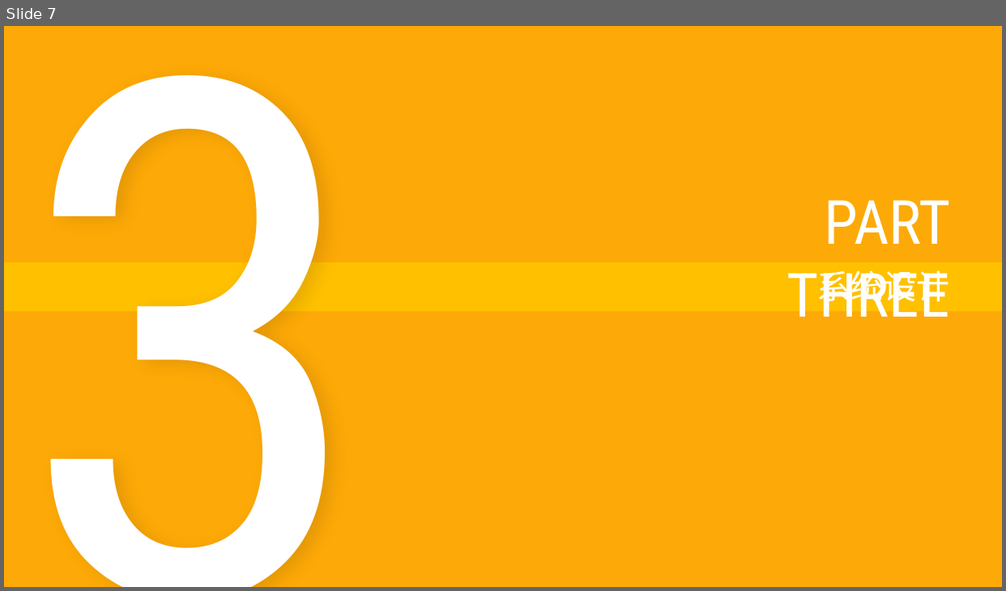
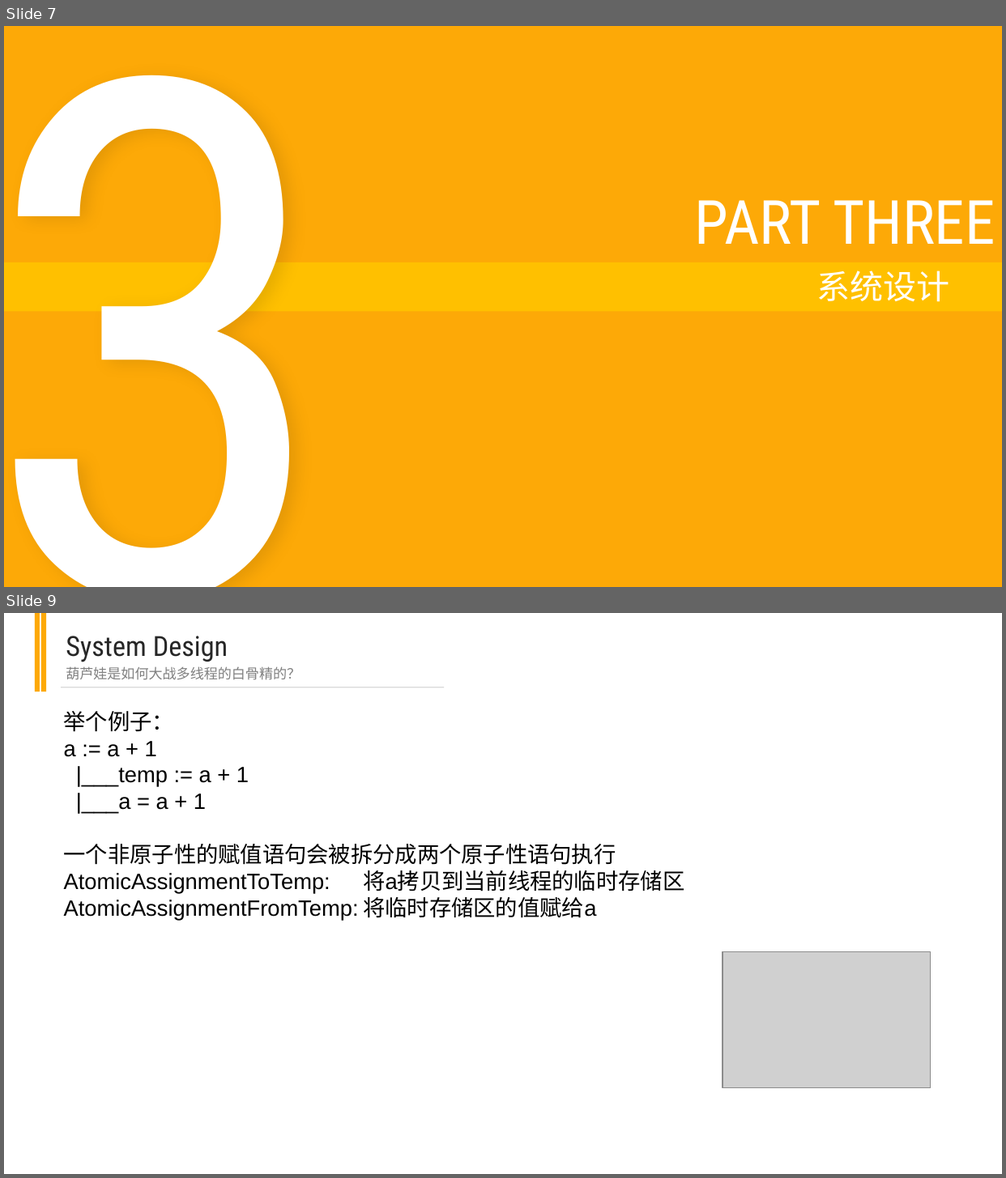
Before and after one commit to Novemser/calabashbrothersfight, a slide deck: presentation.pptx. Shown one above the other, each under a label of ours: slide 7 before the commit, slides 7 and 9 after it; the slides between them are not shown. The pictures are 1006x591 and 1006x1178 pixels, drawn with LibreOffice and Linux fonts; fonts in the diff are those of the drawing; grey boxes stand for pictures. Boxes give left, top, right and bottom in pixels: in the first picture for what was removed or moved away, otherwise in the second. Text is boxed around its words. In the diff, an @@ line names an element or a change of style, - is before the commit and + after.

```diff
--- a/presentation.pptx
+++ b/presentation.pptx
@@ slide 9 added at (x1=4, y1=613, x2=1002, y2=1174), background #FFFFFF @@
@@ rectangle added at (x1=35, y1=613, x2=40, y2=692), fill #FDA907 @@
@@ rectangle added at (x1=41, y1=613, x2=46, y2=692), fill #FDA907 @@
@@ text added at (x1=66, y1=636, x2=228, y2=662), 20 pt, text #262626 @@
+System Design
@@ text added at (x1=66, y1=666, x2=300, y2=680), 10 pt, text #808080 @@
+葫芦娃是如何大战多线程的白骨精的？
@@ line added from (61, 688) to (444, 688), #D9D9D9 0.75 pt @@
@@ text added at (x1=64, y1=711, x2=684, y2=920), 16 pt, text #000000 @@
+举个例子：
+a := a + 1
+|___temp := a + 1
+|___a = a + 1
+一个非原子性的赋值语句会被拆分成两个原子性语句执行
+AtomicAssignmentToTemp: 将a拷贝到当前线程的临时存储区
+AtomicAssignmentFromTemp: 将临时存储区的值赋给a
@@ picture added at (x1=722, y1=952, x2=930, y2=1088) @@
@@ slide 7 changed as well @@
@@ text "3" rewrapped from (x1=7, y1=26, x2=413, y2=587) to (x1=4, y1=26, x2=449, y2=587) @@
@@ text "PART THREE" rewrapped from (x1=787, y1=200, x2=951, y2=317) to (x1=695, y1=200, x2=995, y2=244) @@
@@ text "系统设计" rewrapped from (x1=816, y1=271, x2=949, y2=308) to (x1=816, y1=271, x2=949, y2=302) @@
```
Also in this commit, not shown: 8 other slides changed, 1 other slide added, 4 slides removed, 1 other file.
